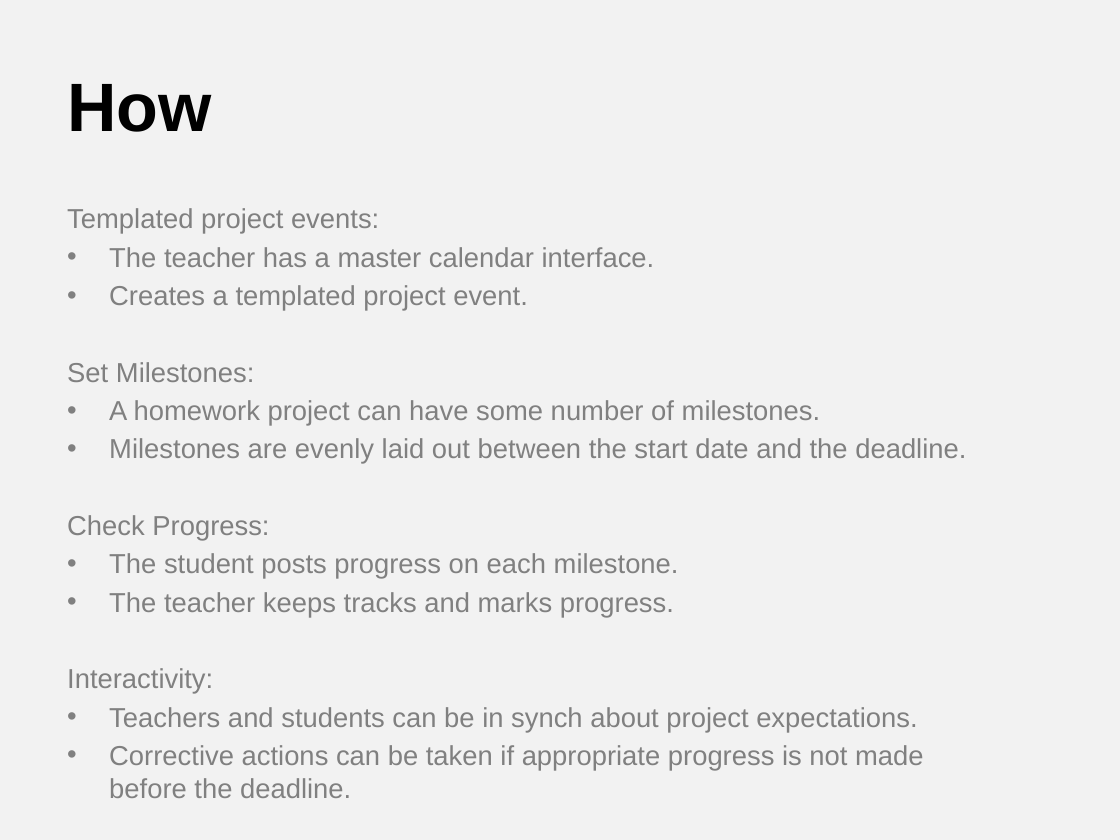
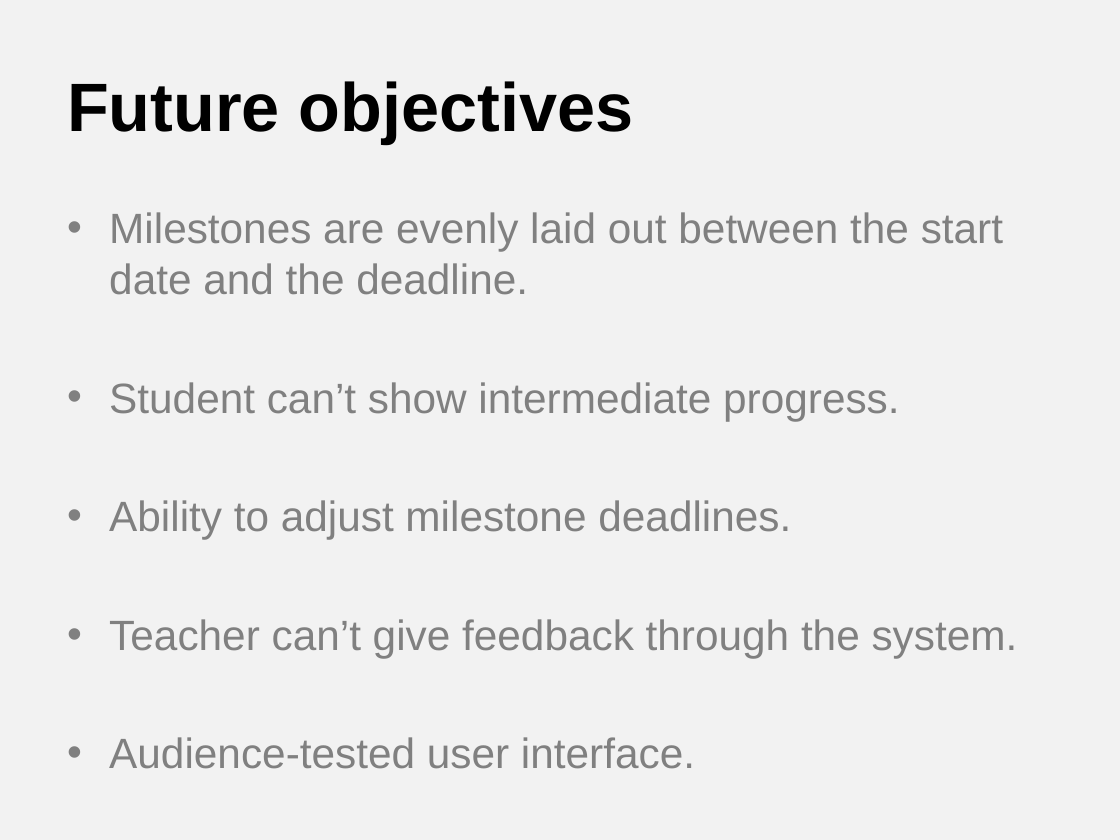
Before and after one commit to ProjPossibility/CSUN-ST-Planner2, a slide deck: slide 7 of presentation/teacher-student_planner.pptx (slide 4 before the commit). Drawn at 1120x840 pixels with LibreOffice and Linux fonts; fonts in the diff are those of the drawing. Boxes give left, top, right and bottom in pixels: in the first picture for what was removed or moved away, otherwise in the second. Text is boxed around its words. In the diff, an @@ line names an element or a change of style, - is before the commit and + after.

Commit message:
Presentation - final.

```diff
--- a/presentation/teacher-student_planner.pptx
+++ b/presentation/teacher-student_planner.pptx
@@ title at (67, 81, 633, 143): text changed @@
-How
+Future objectives
@@ text at (67, 208, 821, 426): paragraphs removed @@
-Templated project events:
-• The teacher has a master calendar interface.
-• Creates a templated project event.
-Set Milestones:
-• A homework project can have some number of milestones.
@@ text at (109, 212, 1003, 295): size 17.6 to 27.2 pt in "Milestones are evenly laid out between the ..."; more space between paragraphs @@
@@ text at (109, 382, 1018, 769): text changed; size 17.6 to 27.2 pt @@
-Check Progress:
-• The student posts progress on each milestone.
-• The teacher keeps tracks and marks progress.
-Interactivity:
-• Teachers and students can be in synch about project expectations.
-• Corrective actions can be taken if appropriate progress is not made
-  before the deadline.
+• Student can’t show intermediate progress.
+• Ability to adjust milestone deadlines.
+• Teacher can’t give feedback through the system.
+• Audience-tested user interface.
```
Also in this commit, not shown: 3 other slides changed, 1 slide added, 2 slides removed.
